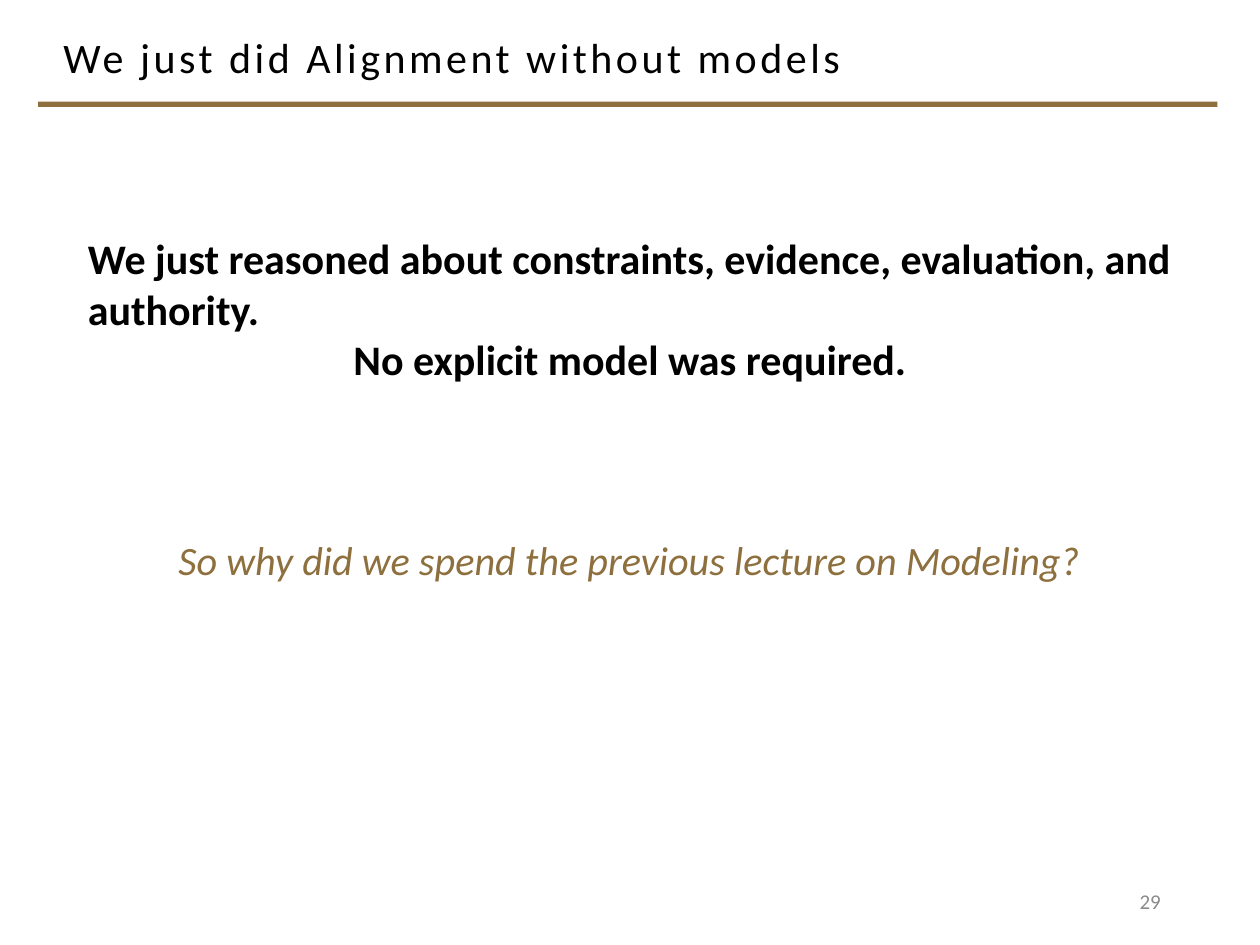
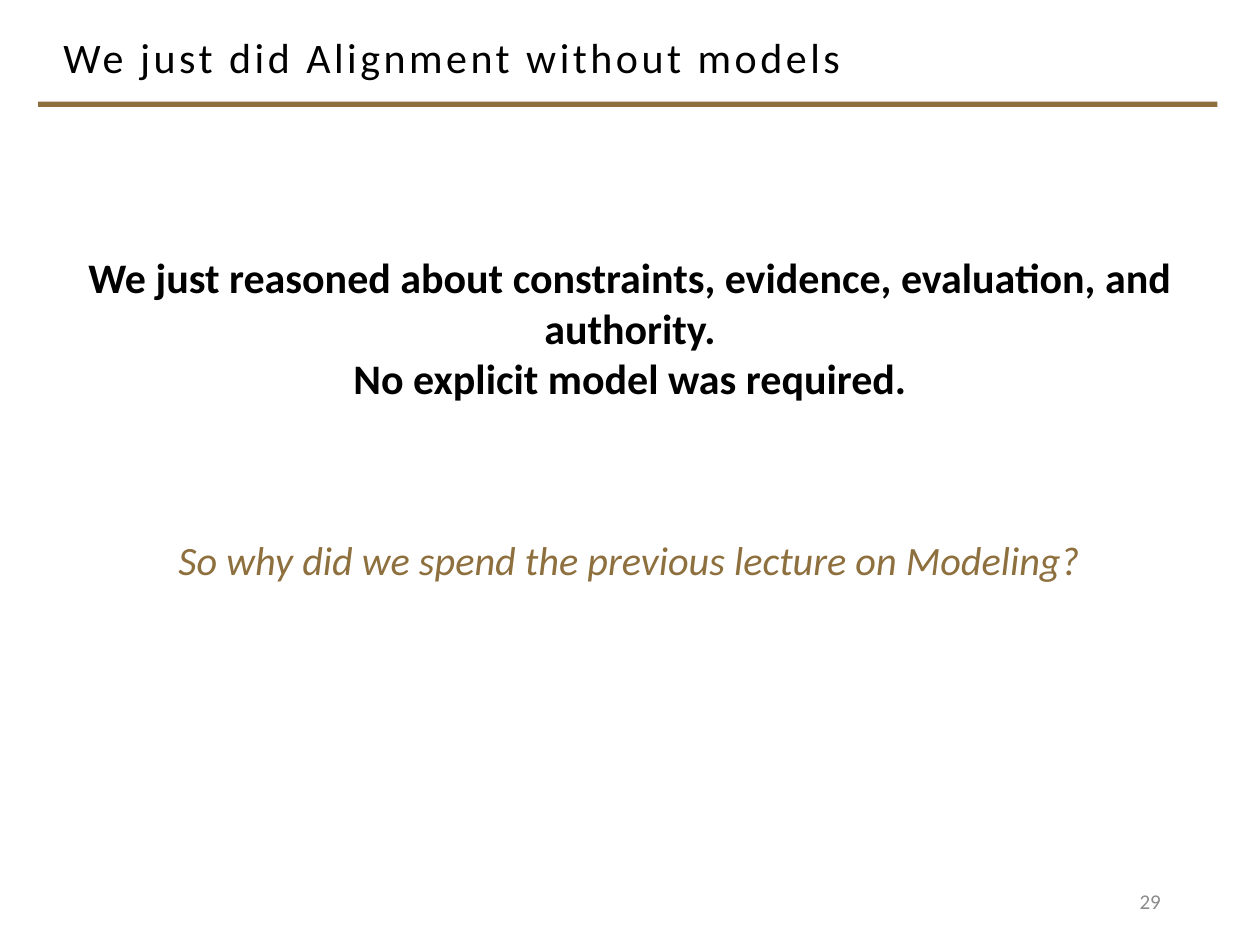
Before and after one commit to davisjam/model-based-agentic-software-engineering, a slide deck: slide 29 of course/lectures/act-2-delegation-and-control/03-alignment/2-3-Alignment.pptx. Drawn at 1260x945 pixels with LibreOffice and Linux fonts; fonts in the diff are those of the drawing; background and template pictures are left out. Boxes give left, top, right and bottom in pixels: in the first picture for what was removed or moved away, otherwise in the second. Text is boxed around its words. In the diff, an @@ line names an element or a change of style, - is before the commit and + after.

Commit message:
deck 2-3 rebuild phase 5: visual-QA fixes (four-roles arrow routing, six-question box, badge width, prompt block, alignment)

```diff
--- a/course/lectures/act-2-delegation-and-control/03-alignment/2-3-Alignment.pptx
+++ b/course/lectures/act-2-delegation-and-control/03-alignment/2-3-Alignment.pptx
@@ text "We just reasoned about constraints, ..." at bbox=[88, 263, 1171, 401]: vertical alignment top to middle @@
@@ text at bbox=[88, 263, 1171, 401]: text changed @@
-We just reasoned about constraints, evidence, evaluation, and authority.
-No explicit model was required.
+We just reasoned about constraints, evidence, evaluation, and authority.
+No explicit model was required.
```
Also in this commit, not shown: 5 other slides changed.
